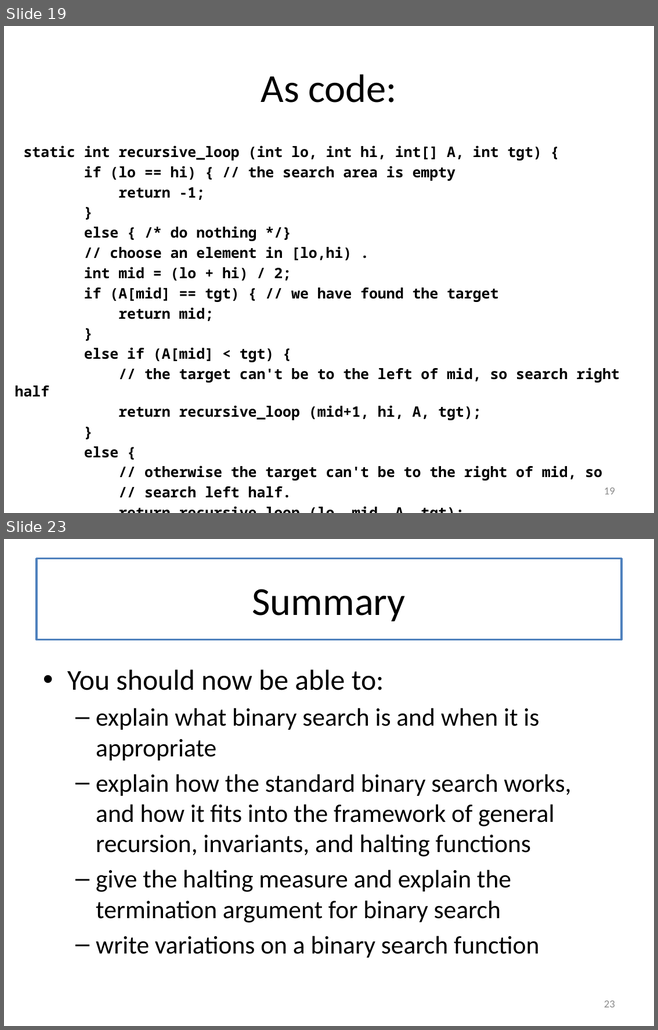
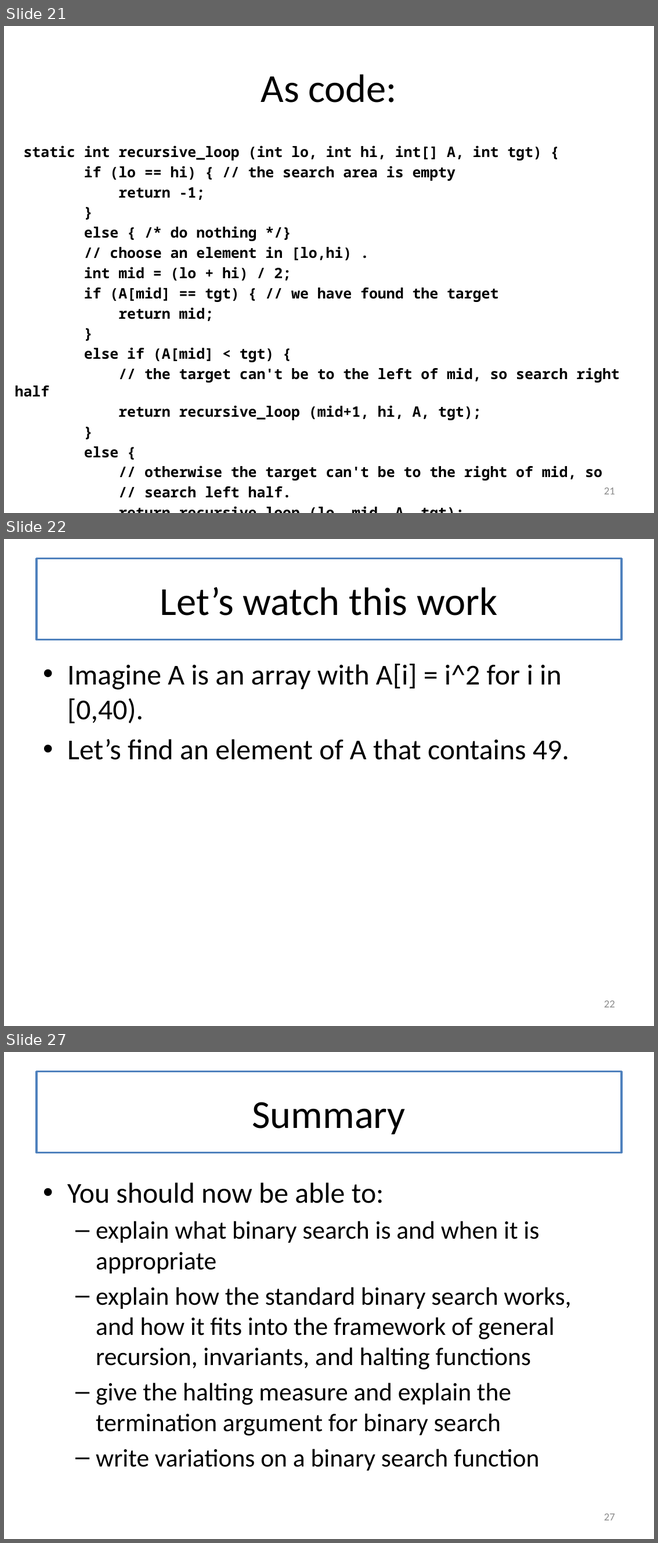
Before and after one commit to mwand/cs5010f17, a slide deck: Slides/Lesson 8.2 Binary Search.pptx. Shown one above the other, each under a label of ours: slides 19 and 23 before the commit, slides 21, 22 and 27 after it; the slides between them are not shown. The pictures are 658x1030 and 658x1543 pixels, drawn with LibreOffice and Linux fonts; fonts in the diff are those of the drawing. Boxes give left, top, right and bottom in pixels: in the first picture for what was removed or moved away, otherwise in the second. Text is boxed around its words. In the diff, an @@ line names an element or a change of style, - is before the commit and + after.

```diff
--- a/Slides/Lesson 8.2 Binary Search.pptx
+++ b/Slides/Lesson 8.2 Binary Search.pptx
@@ slide 22 added at <box>4,539,654,1026</box>, background #FFFFFF @@
@@ title added at <box>36,559,621,640</box>, fill #FFFFFF, outline #4F81BD 2.25 pt, 44 pt, text #000000 @@
+Let’s watch this work
@@ text added at <box>67,664,569,760</box>, 32 pt, text #000000 @@
+• Imagine A is an array with A[i] = i^2 for i in [0,40).
+• Let’s find an element of A that contains 49.
@@ page number added at <box>604,1001,615,1008</box>, 12 pt, text #8C8C8C @@
+22
@@ what was slide 19 is now slide 21 @@
@@ page number at <box>604,488,615,495</box>: text changed @@
-19
+21
@@ what was slide 23 is now slide 27 @@
@@ page number at <box>604,1514,615,1521</box>: text changed @@
-23
+27
```
Also in this commit, not shown: 6 slides changed, 4 other slides added, 1 slide removed, 1 other file.
